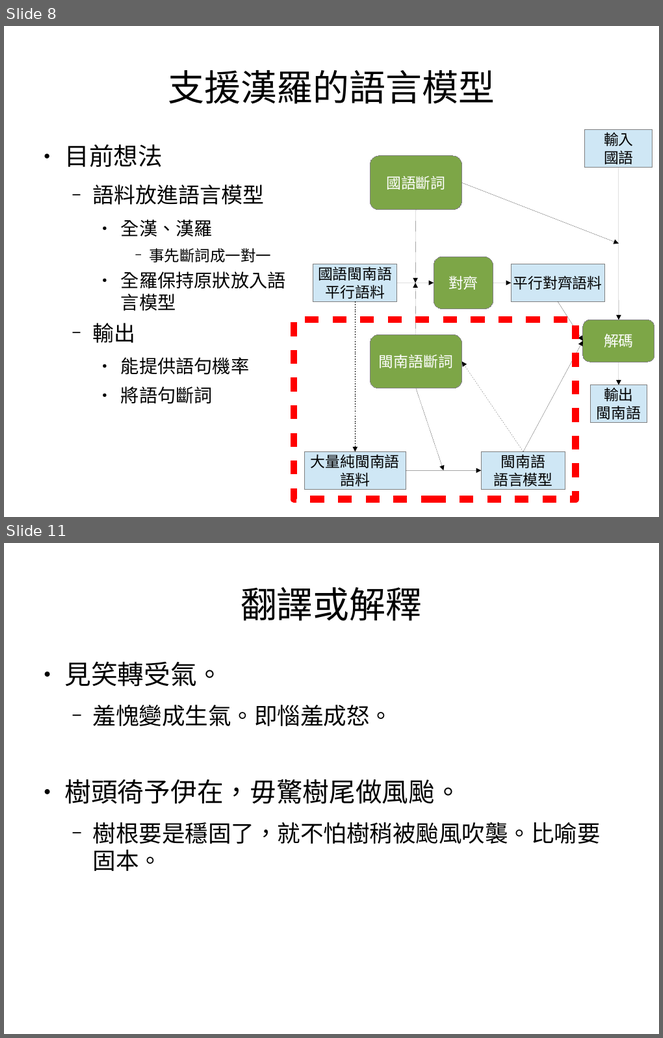
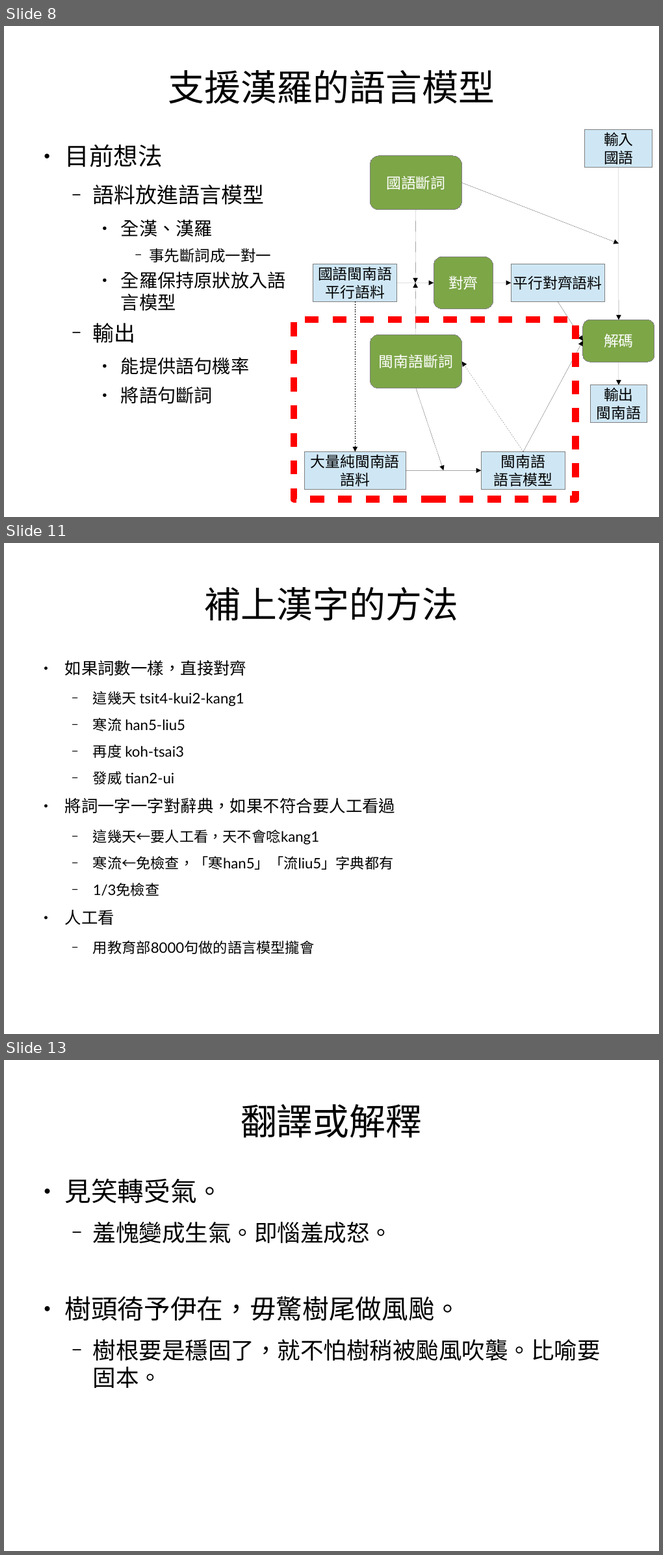
Before and after one commit to sih4sing5hong5/po3-ko3_tau5-iann2-phinn3, a slide deck: 翻譯報告.odp. Shown one above the other, each under a label of ours: slides 8 and 11 before the commit, slides 8, 11 and 13 after it; the slides between them are not shown. The pictures are 663x1038 and 663x1555 pixels, drawn with LibreOffice and Linux fonts; fonts in the diff are those of the drawing. Boxes give left, top, right and bottom in pixels: in the first picture for what was removed or moved away, otherwise in the second. Text is boxed around its words. In the diff, an @@ line names an element or a change of style, - is before the commit and + after.

```diff
--- a/翻譯報告.odp
+++ b/翻譯報告.odp
@@ slide 11 added at <box>4,543,659,1034</box>, background #FFFFFF @@
@@ title added at <box>204,587,458,621</box>, 44 pt, text #000000 @@
+補上漢字的方法
@@ text added at <box>65,660,396,925</box>, 17.5 pt, text #000000 @@
+● 如果詞數一樣，直接對齊
+  − 這幾天 tsit4-kui2-kang1
+  − 寒流 han5-liu5
+  − 再度 koh-tsai3
+  − 發威 tian2-ui
+● 將詞一字一字對辭典，如果不符合要人工看過
+  − 這幾天←要人工看，天不會唸kang1
+  − 寒流←免檢查，「寒han5」「流liu5」字典都有
+  − 1/3免檢查
+● 人工看
+  − 用教育部8000句做的語言模型攏會
@@ what was slide 11 is now slide 13 @@
```
Also in this commit, not shown: 4 slides changed, 4 other slides added.
